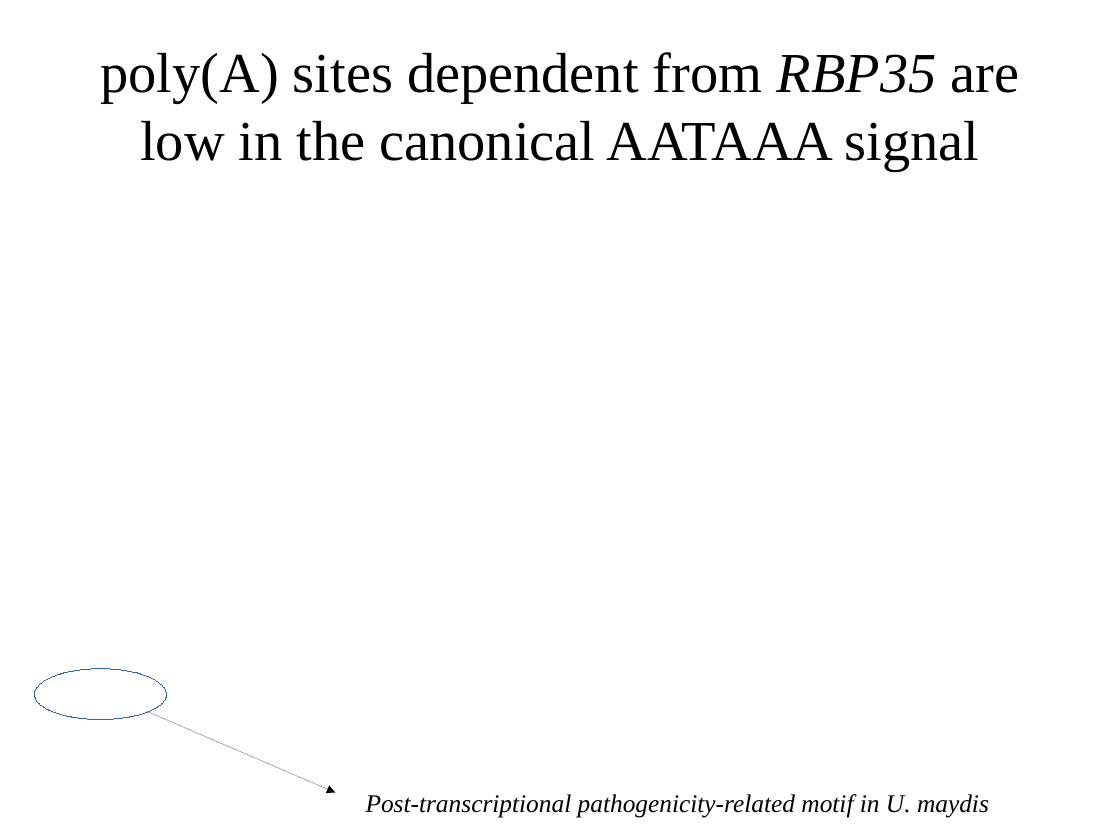
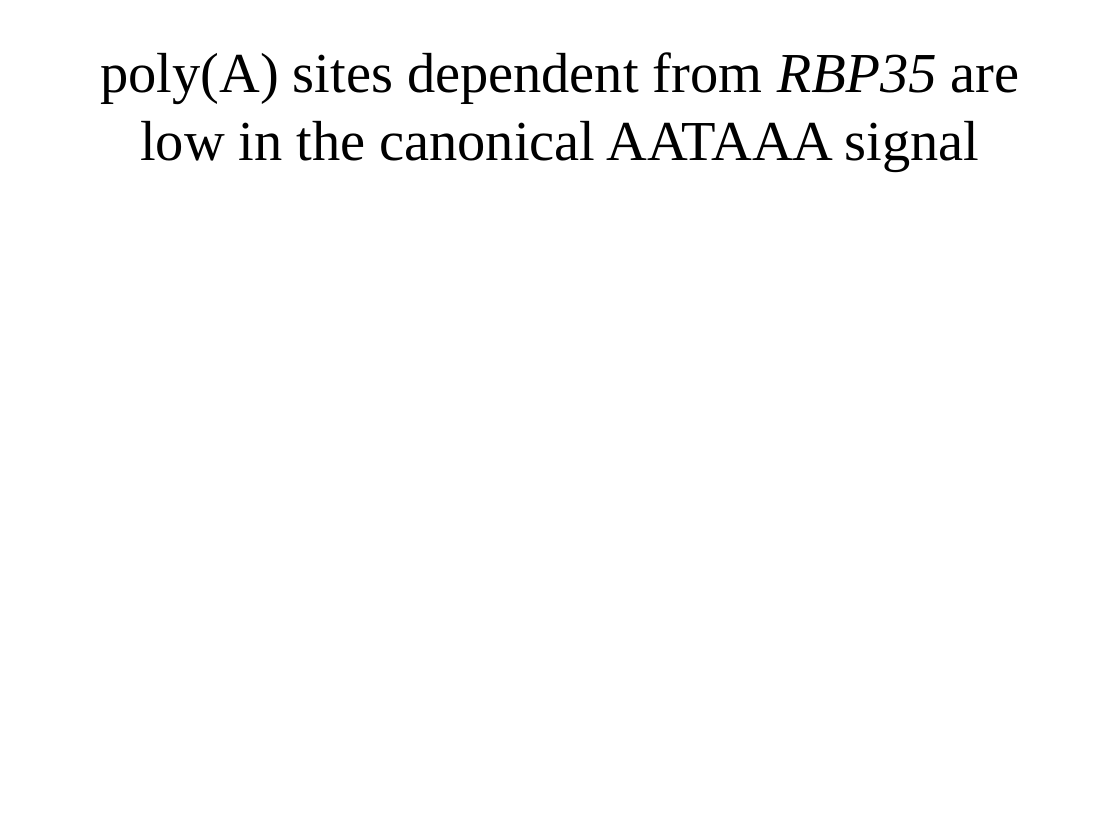
Before and after one commit to wilkinsonlab/m-oryzae-polya, a slide deck: slide 58 of doc/version_21/oryzae_presentation.odp. Drawn at 1120x840 pixels with LibreOffice and Linux fonts; fonts in the diff are those of the drawing. Boxes give left, top, right and bottom in pixels: in the first picture for what was removed or moved away, otherwise in the second. Text is boxed around its words. In the diff, an @@ line names an element or a change of style, - is before the commit and + after.

```diff
--- a/doc/version_21/oryzae_presentation.odp
+++ b/doc/version_21/oryzae_presentation.odp
@@ ellipse removed at (x1=35, y1=669, x2=167, y2=720) @@
@@ arrow removed from (146, 711) to (335, 793) @@
@@ text removed at (x1=366, y1=794, x2=989, y2=818) @@
-Post-transcriptional pathogenicity-related motif in U. maydis
```
Also in this commit, not shown: 5 other slides changed, 5 other files.
